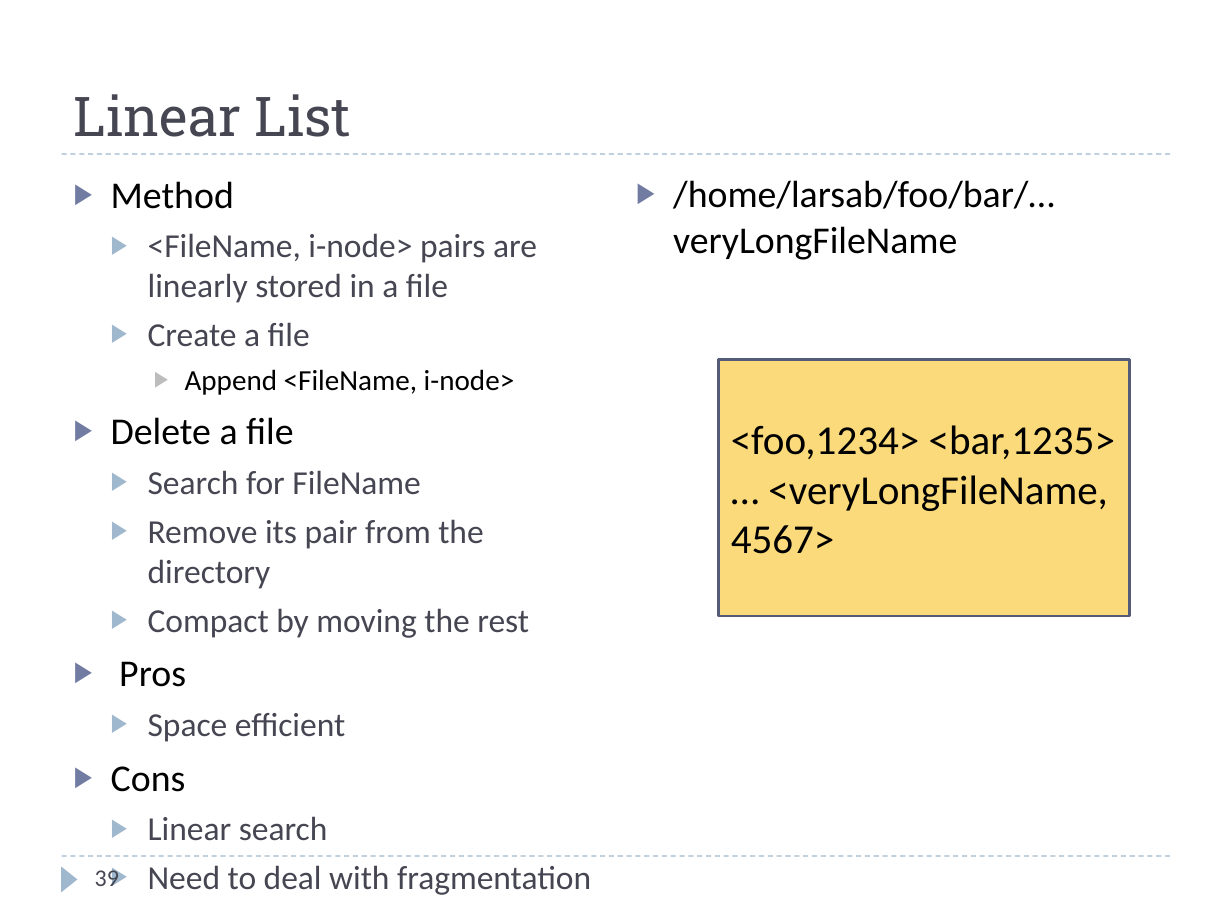
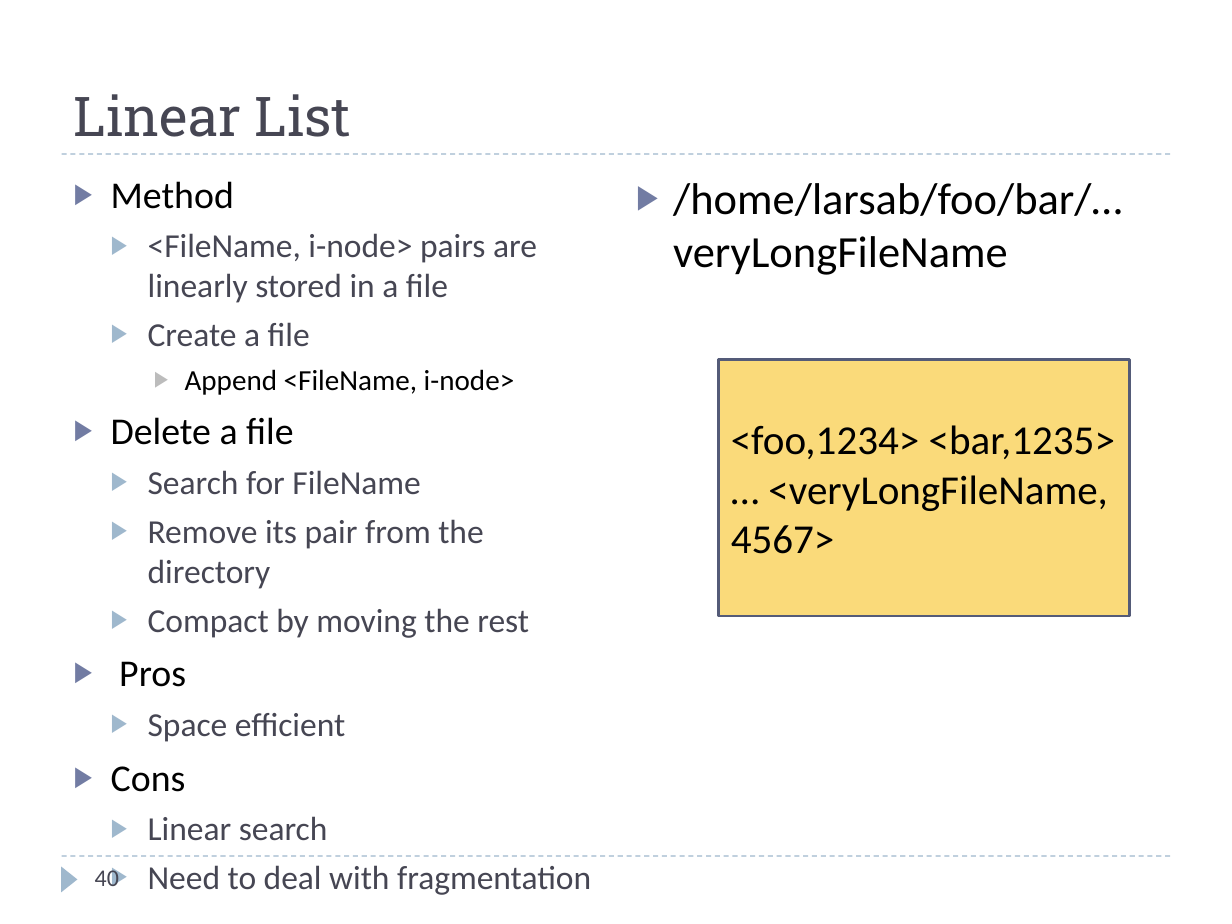
Before and after one commit to uit-inf-2201-s17/uit-inf-2201-s17.github.io, a slide deck: slide 40 of lectures/20 - File Systems.pptx (slide 39 before the commit). Drawn at 1232x924 pixels with LibreOffice and Linux fonts; fonts in the diff are those of the drawing. Boxes give left, top, right and bottom in pixels: in the first picture for what was removed or moved away, otherwise in the second. Text is boxed around its words. In the diff, an @@ line names an element or a change of style, - is before the commit and + after.

```diff
--- a/lectures/20 - File Systems.pptx
+++ b/lectures/20 - File Systems.pptx
@@ text "/home/larsab/foo/bar/… veryLongFileName" at [673,183,1122,216]: size 22.1 to 26 pt @@
@@ page number at [95,868,119,886]: text changed @@
-39
+40
```
Also in this commit, not shown: 4 other slides changed, 1 slide added, 1 other file.
